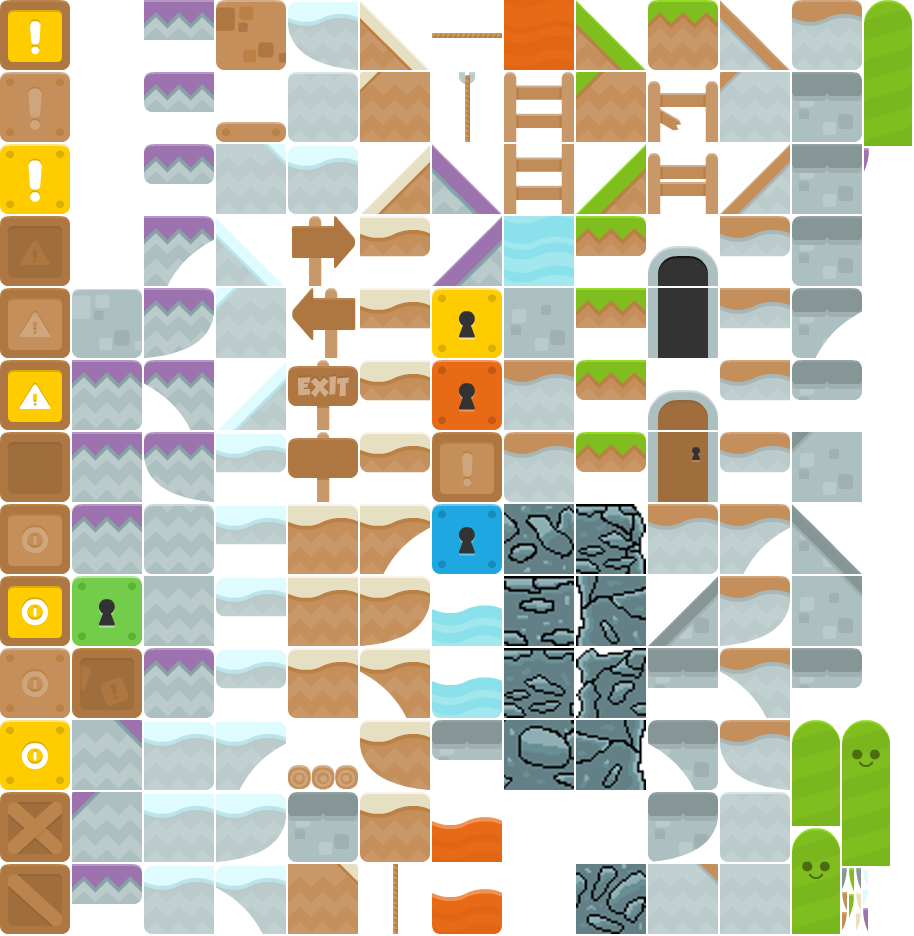
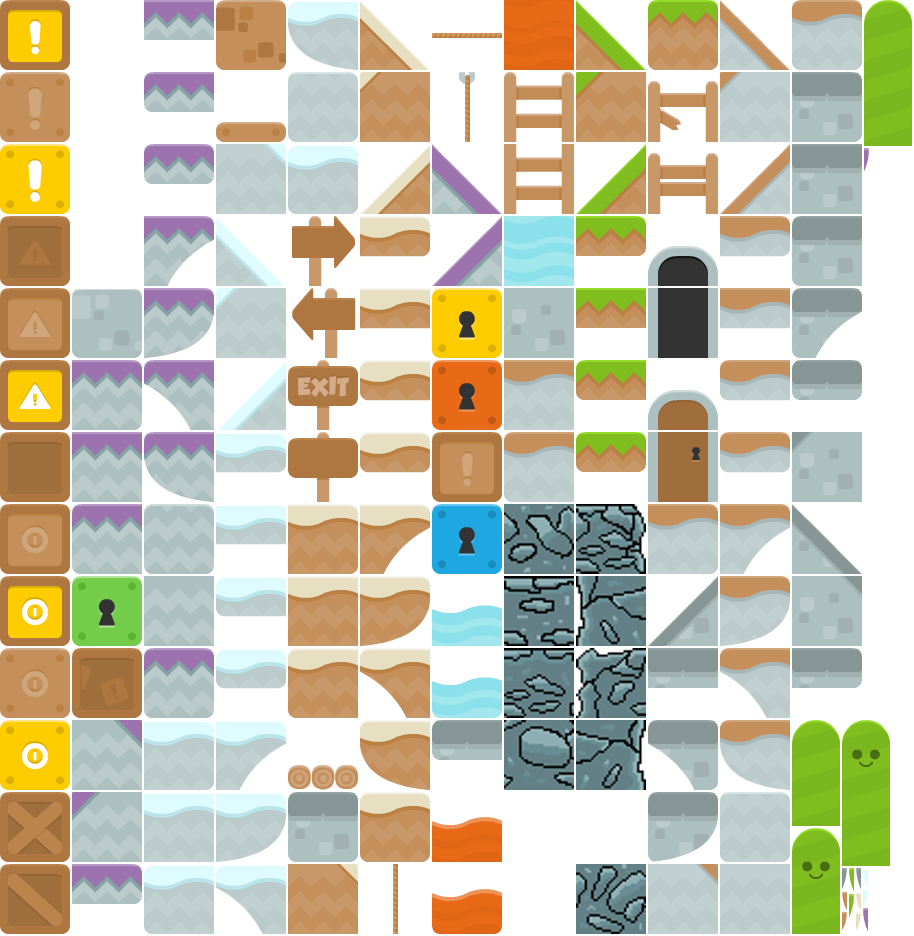
Revision of a layered 914px x 936px image; what changed, layer by layer:
added layer "Tileset9.1 - Kopie.png" in group "Group 2" over (504, 720, 606, 790)
added layer "Tileset6.1 - Kopie.png" in group "Group 2" over (576, 720, 646, 790)
added layer "Tileset3.1 - Kopie.png" in group "Group 2" over (576, 504, 646, 574)
renamed "Tileset9.1.png" to "old Tileset9.1.png", hid it over (504, 720, 574, 790)
renamed "Tileset6.1.png" to "old Tileset6.1.png", hid it over (550, 720, 646, 790)
renamed "Tileset3.1.png" to "old Tileset3.1.png", hid it over (576, 504, 646, 574)
